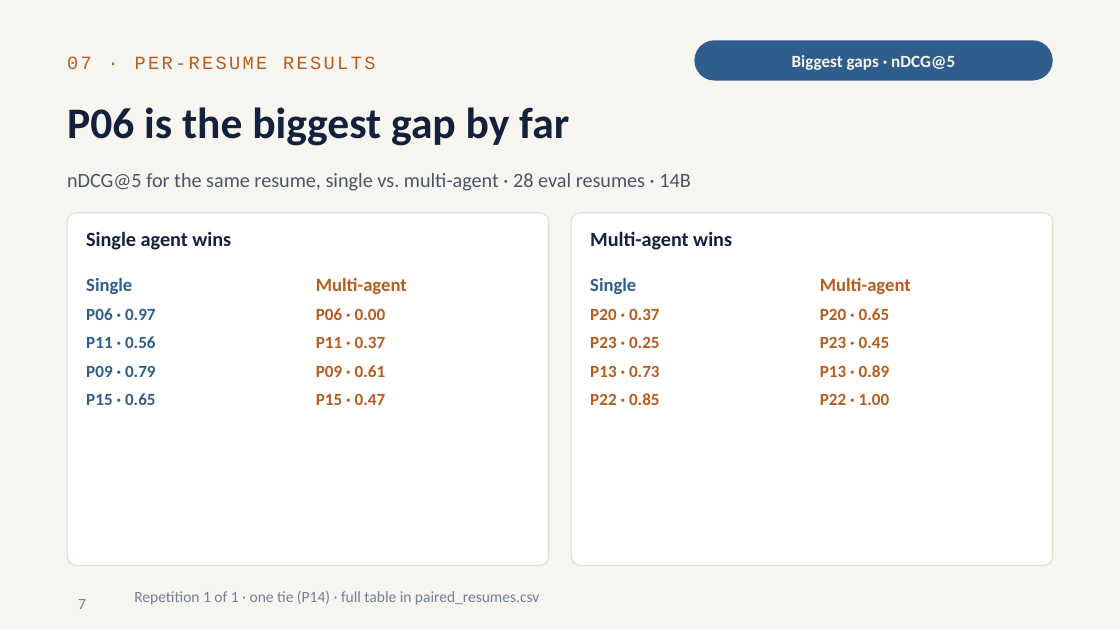
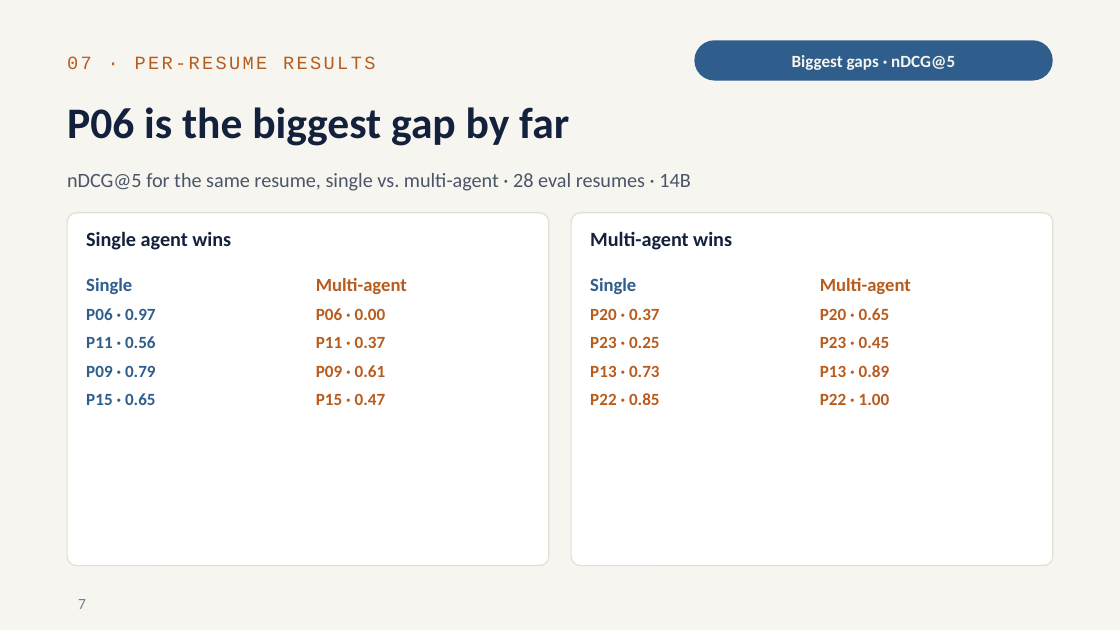
Before and after one commit to RitvikNeerattil/agentic_resume_matcher, a slide deck: slide 8 of progress_update_2026-10.pptx. Drawn at 1120x630 pixels with LibreOffice and Linux fonts; fonts in the diff are those of the drawing. Boxes give left, top, right and bottom in pixels: in the first picture for what was removed or moved away, otherwise in the second. Text is boxed around its words. In the diff, an @@ line names an element or a change of style, - is before the commit and + after.

```diff
--- a/progress_update_2026-10.pptx
+++ b/progress_update_2026-10.pptx
@@ text removed at [134, 591, 539, 605] @@
-Repetition 1 of 1 · one tie (P14) · full table in paired_resumes.csv
```
Also in this commit, not shown: 5 other slides changed.
